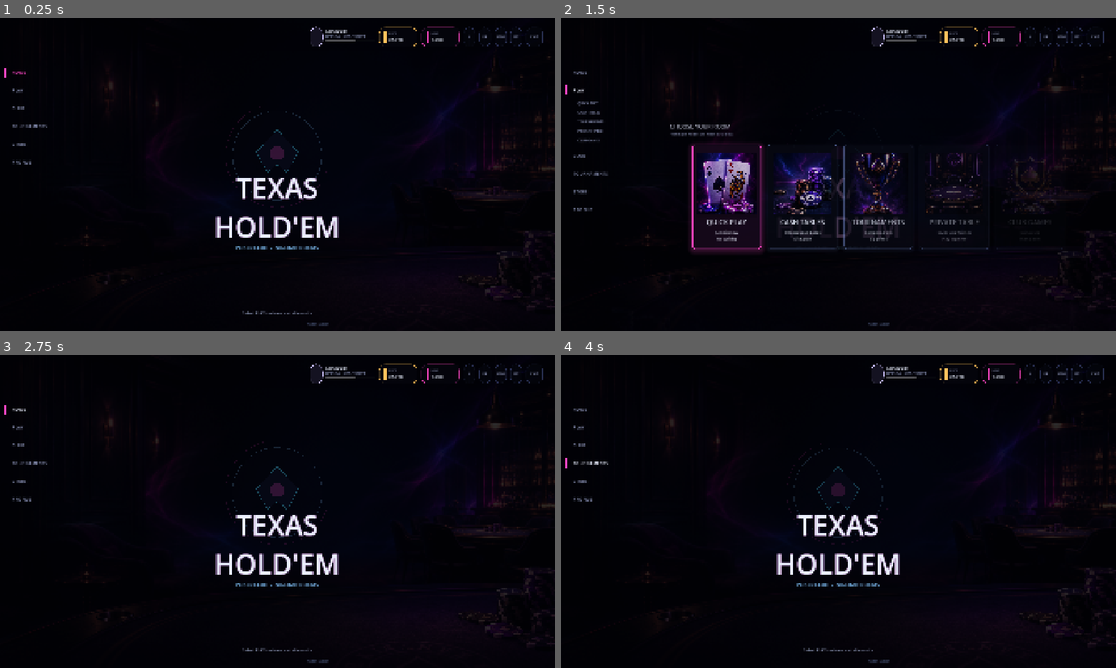
Above: before the commit, frames 1-4 (two rows, left to right).
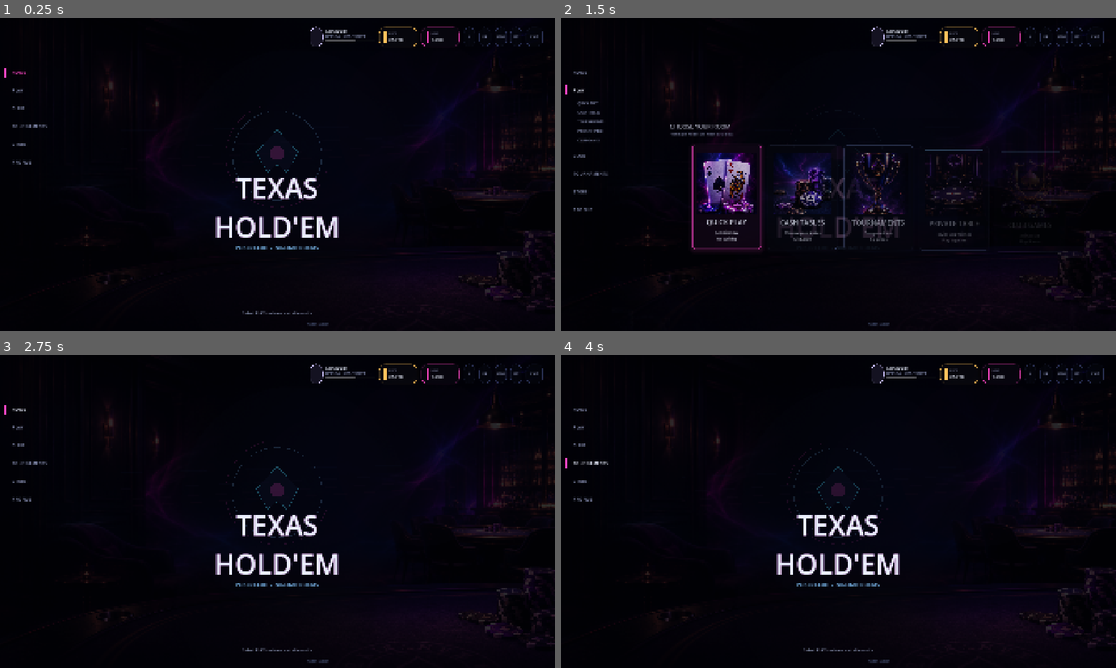
Above: after the commit, the same moments.

Repository: jjbondth18/texas
Game: Godot game, scene res://scenes/screens/home_lobby_screen.tscn
The game is run twice, just before and just after one commit, with the same random seed, the same clock (stepped at 60 frames per second) and the same inputs.
Inputs:
- Up to frame 1 (0.25 s): no input
- Up to frame 2 (1.5 s): click "PLAY" at 0.5 s; click "PLAY" at 1.25 s
- Up to frame 3 (2.75 s): click "HOME" at 2 s
- Up to frame 4 (4 s): click "CLUB" at 2.75 s; click "TOURNAMENTS" at 3.5 s

The runs differ from the first frame. In frame 2, 2.0% of the frame differs, in the area x 23-91%, y 40-75%; in frame 3, less than 0.1%; in frame 4, less than 0.1%.

Commit message:
task 1d fix lobby interactions and neon polish

Diff:
--- a/scripts/components/mode_card.gd
+++ b/scripts/components/mode_card.gd
@@ -6,22 +6,29 @@
 var mode_id := ""
 var _featured := false
 var _image_path := ""
+var _visual: PanelContainer
 var _image: TextureRect
 var _title: Label
 var _subtitle: Label
 var _accent: ColorRect
-var _base_position := Vector2.ZERO
+var _visual_base_position := Vector2.ZERO
 
 func _ready() -> void:
 	custom_minimum_size = Vector2(238, 360)
 	size_flags_horizontal = Control.SIZE_SHRINK_CENTER
 	size_flags_vertical = Control.SIZE_SHRINK_BEGIN
-	pivot_offset = custom_minimum_size * 0.5
 	mouse_default_cursor_shape = Control.CURSOR_POINTING_HAND
-	add_theme_stylebox_override("panel", HomeTheme.make_panel_style(HomeTheme.CARD, HomeTheme.STROKE, 8, 1))
+	add_theme_stylebox_override("panel", StyleBoxEmpty.new())
+	_visual = PanelContainer.new()
+	_visual.name = "CardVisual"
+	_visual.set_anchors_preset(Control.PRESET_FULL_RECT)
+	_visual.mouse_filter = Control.MOUSE_FILTER_IGNORE
+	_visual.pivot_offset = custom_minimum_size * 0.5
+	_visual.add_theme_stylebox_override("panel", _style(false))
+	add_child(_visual)
 	var box := VBoxContainer.new()
 	box.add_theme_constant_override("separation", 10)
-	add_child(box)
+	_visual.add_child(box)
 	_accent = ColorRect.new()
 	_accent.color = HomeTheme.PINK
 	_accent.custom_minimum_size = Vector2(1, 3)
@@ -45,7 +52,7 @@
 	mouse_entered.connect(_hover.bind(true))
 	mouse_exited.connect(_hover.bind(false))
 	gui_input.connect(_on_gui_input)
-	call_deferred("_capture_base")
+	call_deferred("_capture_visual_base")
 
 func configure(data: Dictionary) -> void:
 	mode_id = data["id"]
@@ -58,26 +65,27 @@
 	_accent.color = HomeTheme.PINK if _featured else HomeTheme.CYAN
 	if _image_path != "":
 		_image.texture = load(_image_path)
-	add_theme_stylebox_override("panel", _style(false))
+	_visual.add_theme_stylebox_override("panel", _style(false))
 	queue_redraw()
 
-func _capture_base() -> void:
-	_base_position = position
+func _capture_visual_base() -> void:
+	_visual_base_position = _visual.position
+	_visual.pivot_offset = _visual.size * 0.5
 
 func _hover(value: bool) -> void:
-	var target_pos := _base_position + Vector2(0, -6 if value else 0)
+	var target_pos := _visual_base_position + Vector2(0, -6 if value else 0)
 	var target_scale := Vector2.ONE * (1.025 if value else 1.0)
-	add_theme_stylebox_override("panel", _style(value))
-	var tween := create_tween()
+	_visual.add_theme_stylebox_override("panel", _style(value))
+	var tween := _visual.create_tween()
 	tween.set_parallel(true)
-	tween.tween_property(self, "position", target_pos, 0.15).set_trans(Tween.TRANS_CUBIC).set_ease(Tween.EASE_OUT)
-	tween.tween_property(self, "scale", target_scale, 0.15).set_trans(Tween.TRANS_CUBIC).set_ease(Tween.EASE_OUT)
+	tween.tween_property(_visual, "position", target_pos, 0.15).set_trans(Tween.TRANS_CUBIC).set_ease(Tween.EASE_OUT)
+	tween.tween_property(_visual, "scale", target_scale, 0.15).set_trans(Tween.TRANS_CUBIC).set_ease(Tween.EASE_OUT)
 
 func _on_gui_input(event: InputEvent) -> void:
 	if event is InputEventMouseButton and event.button_index == MOUSE_BUTTON_LEFT and event.pressed:
-		var tween := create_tween()
-		tween.tween_property(self, "scale", Vector2.ONE * 0.98, 0.06)
-		tween.tween_property(self, "scale", Vector2.ONE * 1.025, 0.11).set_trans(Tween.TRANS_BACK).set_ease(Tween.EASE_OUT)
+		var tween := _visual.create_tween()
+		tween.tween_property(_visual, "scale", Vector2.ONE * 0.98, 0.06)
+		tween.tween_property(_visual, "scale", Vector2.ONE * 1.018, 0.11).set_trans(Tween.TRANS_BACK).set_ease(Tween.EASE_OUT)
 		mode_selected.emit(mode_id)
 
 func _draw() -> void:
@@ -86,14 +94,34 @@
 	draw_line(Vector2(26, 252), Vector2(size.x - 26, 252), Color(glow.r, glow.g, glow.b, 0.24), 1.0)
 
 func _style(hovered: bool) -> StyleBoxFlat:
-	var border := HomeTheme.PINK if _featured else HomeTheme.STROKE
+	var border := Color(HomeTheme.PINK.r, HomeTheme.PINK.g, HomeTheme.PINK.b, 0.38) if _featured else Color(0.46, 0.54, 0.78, 0.24)
 	if hovered:
 		border = HomeTheme.PINK if _featured else HomeTheme.CYAN
-	var bg := HomeTheme.CARD_HOVER if hovered else HomeTheme.CARD
+	var bg := Color(0.014, 0.017, 0.04, 0.76)
+	if hovered:
+		bg = Color(0.028, 0.032, 0.072, 0.88)
 	if _featured and not hovered:
-		bg = Color(0.035, 0.022, 0.07, 0.86)
+		bg = Color(0.026, 0.016, 0.054, 0.80)
 	var style := HomeTheme.make_panel_style(bg, border, 8, 1)
-	style.shadow_color = Color(border.r, border.g, border.b, 0.22 if hovered or _featured else 0.08)
-	style.shadow_size = 18 if hovered or _featured else 10
+	style.shadow_color = Color(border.r, border.g, border.b, 0.24 if hovered else (0.12 if _featured else 0.04))
+	style.shadow_size = 20 if hovered else (14 if _featured else 8)
 	style.shadow_offset = Vector2(0, 6)
 	return style
+
+func set_visual_reveal_offset(offset_y: float) -> void:
+	if not is_node_ready():
+		await ready
+	_visual.position = _visual_base_position + Vector2(0, offset_y)
+
+func tween_visual_reveal(delay: float) -> Tween:
+	_visual.modulate.a = 0.0
+	_visual.position = _visual_base_position + Vector2(0, 14)
+	var tween := _visual.create_tween()
+	tween.set_parallel(true)
+	tween.tween_interval(delay)
+	tween.chain().tween_property(_visual, "modulate:a", 1.0, 0.18)
+	tween.parallel().tween_property(_visual, "position", _visual_base_position, 0.22).set_trans(Tween.TRANS_CUBIC).set_ease(Tween.EASE_OUT)
+	return tween
+
+func set_hover_preview(value: bool) -> void:
+	_hover(value)
--- a/scripts/components/top_bar.gd
+++ b/scripts/components/top_bar.gd
@@ -66,7 +66,10 @@
 func _currency_pill(parent: Container, title: String, color: Color) -> Label:
 	var pill := PanelContainer.new()
 	pill.custom_minimum_size = Vector2(132, 40)
-	pill.add_theme_stylebox_override("panel", HomeTheme.make_panel_style(Color(0.02, 0.023, 0.052, 0.72), color.darkened(0.2), 20, 1))
+	pill.mouse_filter = Control.MOUSE_FILTER_PASS
+	pill.add_theme_stylebox_override("panel", _currency_style(color, false))
+	pill.mouse_entered.connect(func() -> void: pill.add_theme_stylebox_override("panel", _currency_style(color, true)))
+	pill.mouse_exited.connect(func() -> void: pill.add_theme_stylebox_override("panel", _currency_style(color, false)))
 	parent.add_child(pill)
 	var row := HBoxContainer.new()
 	row.add_theme_constant_override("separation", 8)
@@ -85,6 +88,14 @@
 	HomeTheme.make_font_settings(value, 15, HomeTheme.TEXT)
 	text_box.add_child(value)
 	return value
+
+func _currency_style(color: Color, hovered: bool) -> StyleBoxFlat:
+	var bg := Color(0.02, 0.023, 0.052, 0.72 if not hovered else 0.86)
+	var border := color.darkened(0.2) if not hovered else color
+	var style := HomeTheme.make_panel_style(bg, border, 20, 1)
+	style.shadow_color = Color(color.r, color.g, color.b, 0.18 if hovered else 0.04)
+	style.shadow_size = 12 if hovered else 4
+	return style
 
 func _top_icon(text: String) -> Button:
 	var button := Button.new()
--- a/scripts/screens/home_lobby_screen.gd
+++ b/scripts/screens/home_lobby_screen.gd
@@ -14,6 +14,42 @@
 var _mode_cards: Array[ModeCard] = []
 var _foreground_decor: TextureRect
 var _expanded := false
+
+class BackgroundFlowLayer:
+	extends Control
+
+	var phase := 0.0:
+		set(value):
+			phase = value
+			queue_redraw()
+
+	func _ready() -> void:
+		mouse_filter = Control.MOUSE_FILTER_IGNORE
+		var tween := create_tween()
+		tween.set_loops()
+		tween.tween_property(self, "phase", 1.0, 18.0).set_trans(Tween.TRANS_SINE).set_ease(Tween.EASE_IN_OUT)
+		tween.tween_property(self, "phase", 0.0, 18.0).set_trans(Tween.TRANS_SINE).set_ease(Tween.EASE_IN_OUT)
+
+	func _draw() -> void:
+		var y_mid := size.y * (0.42 + sin(phase * TAU) * 0.025)
+		var blue := Color(0.28, 0.45, 1.0, 0.12)
+		var pink := Color(1.0, 0.22, 0.72, 0.10)
+		for i in range(4):
+			var t := float(i) / 3.0
+			var y := y_mid + (t - 0.5) * 130.0
+			draw_line(Vector2(size.x * 0.22, y + sin(phase * TAU + t * 3.0) * 22.0), Vector2(size.x * 0.82, y - 50.0 + cos(phase * TAU + t * 2.0) * 30.0), blue.lerp(pink, t), 2.4)
+		draw_circle(Vector2(size.x * (0.58 + phase * 0.08), y_mid - 30.0), 220.0, Color(0.25, 0.20, 0.62, 0.045))
+
+class BackgroundLiftLayer:
+	extends Control
+
+	func _ready() -> void:
+		mouse_filter = Control.MOUSE_FILTER_IGNORE
+
+	func _draw() -> void:
+		draw_circle(Vector2(size.x * 0.53, size.y * 0.46), size.y * 0.36, Color(0.08, 0.11, 0.28, 0.24))
+		draw_circle(Vector2(size.x * 0.76, size.y * 0.34), size.y * 0.27, Color(0.20, 0.07, 0.24, 0.19))
+		draw_circle(Vector2(size.x * 0.50, size.y * 0.78), size.y * 0.32, Color(0.14, 0.06, 0.17, 0.15))
 
 class PokerLogo:
 	extends Control
@@ -68,13 +104,20 @@
 	base.texture = preload("res://assets/home_lobby/backgrounds/home_background.png")
 	base.expand_mode = TextureRect.EXPAND_IGNORE_SIZE
 	base.stretch_mode = TextureRect.STRETCH_KEEP_ASPECT_COVERED
+	base.modulate = Color(1.22, 1.18, 1.26, 1.0)
 	base.mouse_filter = Control.MOUSE_FILTER_IGNORE
 	add_child(base)
+	var lift := BackgroundLiftLayer.new()
+	lift.set_anchors_preset(Control.PRESET_FULL_RECT)
+	add_child(lift)
 	var shade := ColorRect.new()
 	shade.set_anchors_preset(Control.PRESET_FULL_RECT)
-	shade.color = Color(0.0, 0.0, 0.0, 0.02)
+	shade.color = Color(0.0, 0.0, 0.0, 0.0)
 	shade.mouse_filter = Control.MOUSE_FILTER_IGNORE
 	add_child(shade)
+	var neon_flow := BackgroundFlowLayer.new()
+	neon_flow.set_anchors_preset(Control.PRESET_FULL_RECT)
+	add_child(neon_flow)
 	var flow := ColorRect.new()
 	flow.set_anchors_preset(Control.PRESET_FULL_RECT)
 	flow.modulate.a = 1.0
@@ -82,7 +125,7 @@
 	_background_material = ShaderMaterial.new()
 	_background_material.shader = preload("res://shaders/flow_noise_bg.gdshader")
 	_background_material.set_shader_parameter("motion_enabled", background_motion_enabled)
-	_background_material.set_shader_parameter("layer_alpha", 0.04)
+	_background_material.set_shader_parameter("layer_alpha", 0.03)
 	flow.material = _background_material
 	add_child(flow)
 
@@ -269,13 +312,8 @@
 			daily_tween.parallel().tween_property(_daily_bonus, "position:y", _daily_bonus.position.y - 10, 0.22).set_trans(Tween.TRANS_CUBIC).set_ease(Tween.EASE_OUT)
 		for i in range(_mode_cards.size()):
 			var card := _mode_cards[i]
-			card.modulate.a = 0.0
-			card.position.y += 14
-			var card_tween := create_tween()
-			card_tween.set_parallel(true)
-			card_tween.tween_interval(0.04 * float(i))
-			card_tween.chain().tween_property(card, "modulate:a", 1.0, 0.14)
-			card_tween.parallel().tween_property(card, "position:y", card.position.y - 14, 0.18).set_trans(Tween.TRANS_CUBIC).set_ease(Tween.EASE_OUT)
+			card.modulate.a = 1.0
+			card.tween_visual_reveal(0.04 * float(i))
 
 func _on_mode_selected(id: String) -> void:
 	print("Selected lobby mode: %s" % id)
@@ -309,6 +347,11 @@
 	else:
 		_left_nav.set_active("home")
 		_set_expanded(false, true)
+	var hover_index := _arg_value(args, "--capture-lobby-hover-index", "")
+	if hover_index.is_valid_int():
+		var index := hover_index.to_int()
+		if index >= 0 and index < _mode_cards.size():
+			_mode_cards[index].set_hover_preview(true)
 	await get_tree().process_frame
 	await get_tree().process_frame
 	await get_tree().process_frame
Binary file changed: docs/screenshots/runtime_collapsed_home.png
Binary file changed: docs/screenshots/runtime_play_expanded.png
Not shown, changed: README.md
Not shown, added: docs/task_1d_runtime_interaction_neon_polish.md
